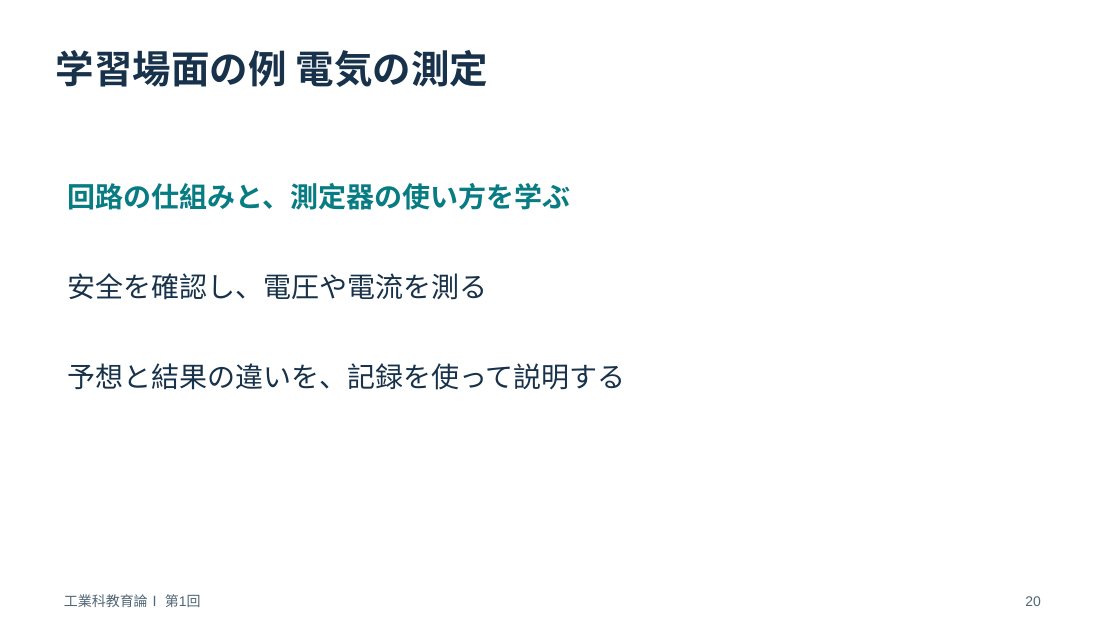
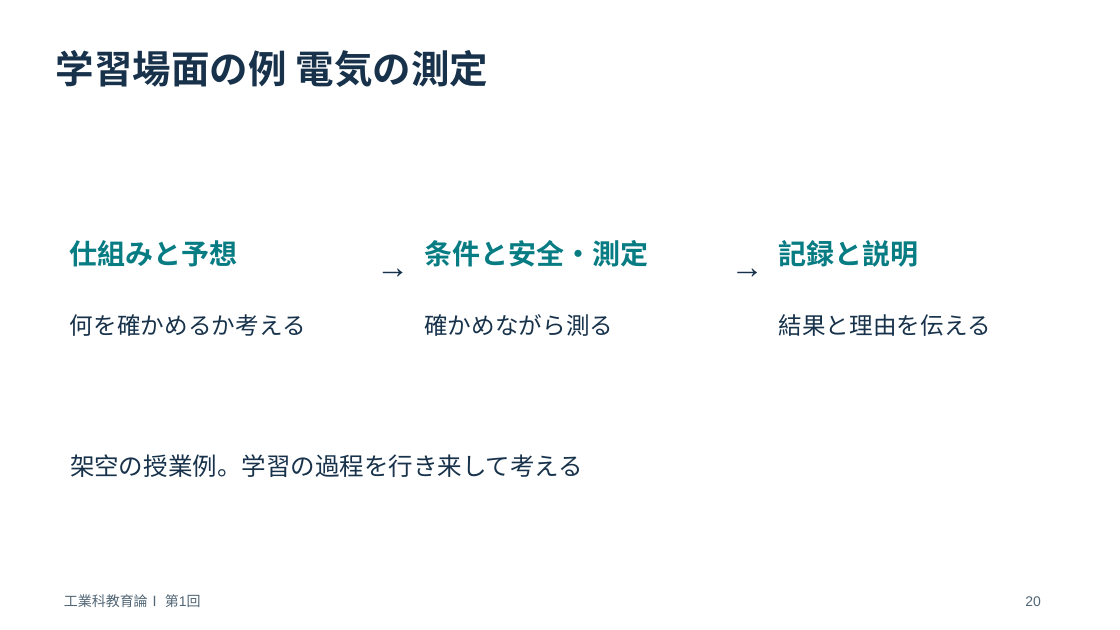
Before and after one commit to zooc-14calbp/industrial-education-i, a slide deck: slide 20 of lessons/01/slides.pptx. Drawn at 1120x630 pixels with LibreOffice and Linux fonts; fonts in the diff are those of the drawing. Boxes give left, top, right and bottom in pixels: in the first picture for what was removed or moved away, otherwise in the second. Text is boxed around its words. In the diff, an @@ line names an element or a change of style, - is before the commit and + after.

```diff
--- a/lessons/01/slides.pptx
+++ b/lessons/01/slides.pptx
@@ text removed at <box>67,183,570,210</box> @@
-回路の仕組みと、測定器の使い方を学ぶ
@@ text added at <box>70,240,238,267</box>, 24 pt, text #087C83, bold @@
+仕組みと予想
@@ text added at <box>376,245,424,307</box>, 28.5 pt, text #17324A @@
+→
@@ text added at <box>424,240,648,267</box>, 24 pt, text #087C83, bold @@
+条件と安全・測定
@@ text added at <box>731,245,779,307</box>, 28.5 pt, text #17324A @@
+→
@@ text added at <box>779,240,919,267</box>, 24 pt, text #087C83, bold @@
+記録と説明
@@ text removed at <box>67,273,487,300</box> @@
-安全を確認し、電圧や電流を測る
@@ text added at <box>70,314,306,336</box>, 20.2 pt, text #17324A @@
+何を確かめるか考える
@@ text added at <box>424,314,613,336</box>, 20.2 pt, text #17324A @@
+確かめながら測る
@@ text added at <box>779,314,991,336</box>, 20.2 pt, text #17324A @@
+結果と理由を伝える
@@ text removed at <box>67,363,626,390</box> @@
-予想と結果の違いを、記録を使って説明する
@@ text added at <box>70,454,583,477</box>, 21 pt, text #17324A @@
+架空の授業例。学習の過程を行き来して考える
```
Also in this commit, not shown: 11 other slides changed, 50 other files.
